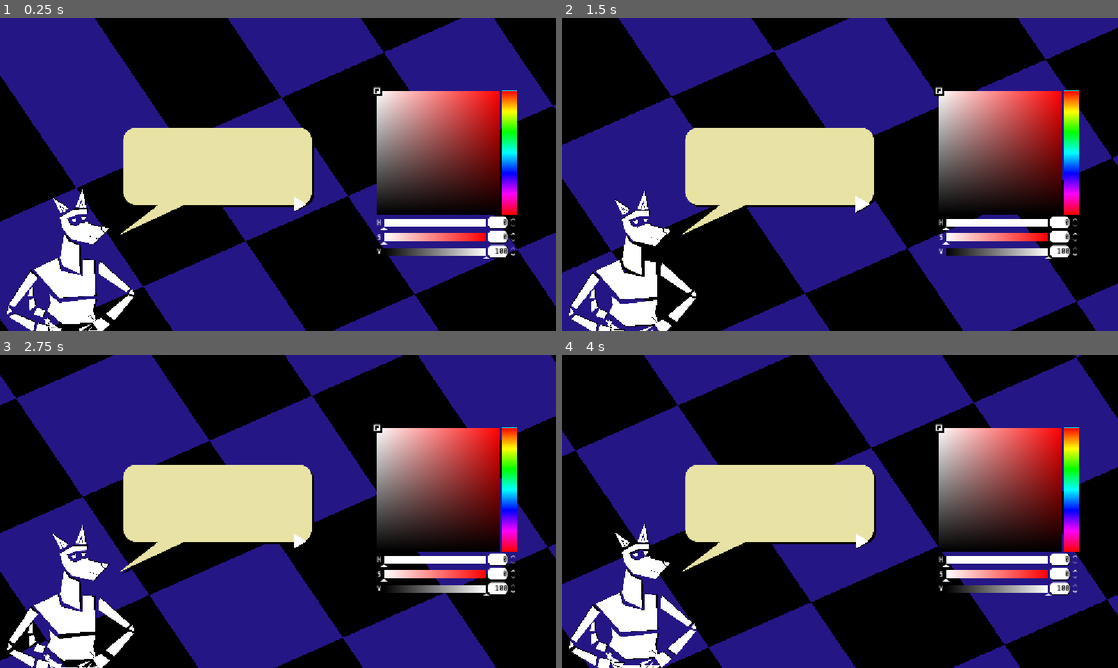
Above: before the commit, frames 1-4 (two rows, left to right).
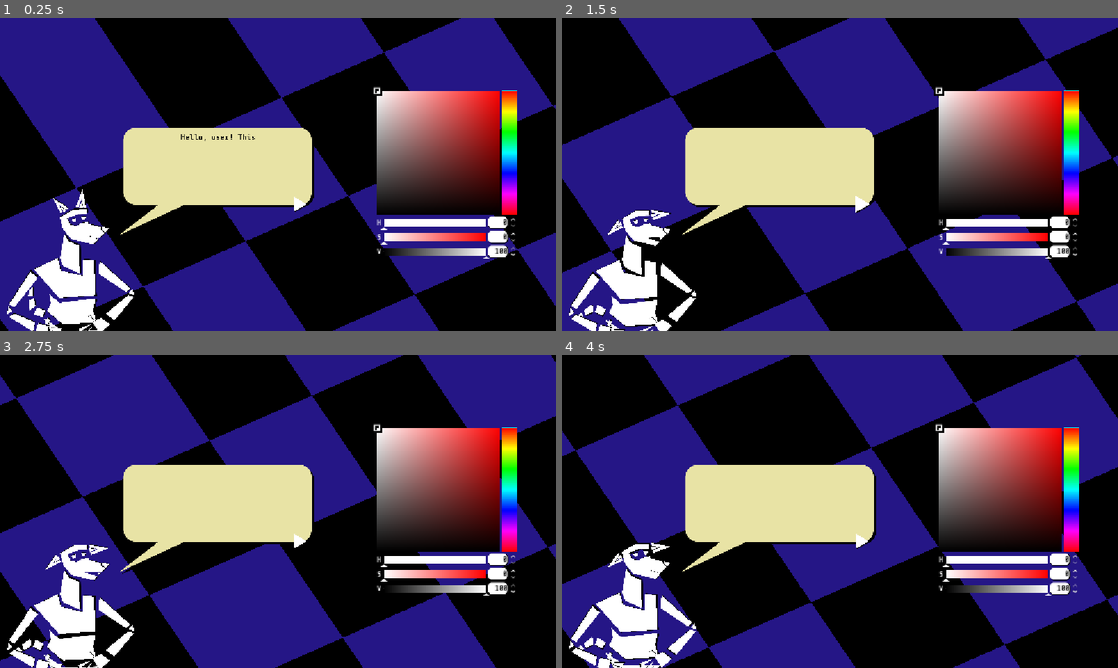
Above: after the commit, the same moments.

Repository: AlejandroCiuba/color-picker-game
Game: Godot game, scene res://scenes/levels/test.tscn
Same seed, same stepped clock (60 frames per second), same inputs: the game is played once before the commit and once after it. The project has no main scene, so this scene is started directly.
Inputs (mouse positions are in pixels of both pictures, inside the frame that each line leads up to):
- Up to frame 1 (0.25 s): no input
- Up to frame 2 (1.5 s): click (862, 205) at 0.5 s; click (862, 205) at 1.25 s
- Up to frame 3 (2.75 s): move the mouse to (400, 495) at 2.02 s; hold Right (ui_right) from 2.03 s (still down)
- Up to frame 4 (4 s): move the mouse to (728, 527) at 2.77 s; release Right (ui_right) at 2.78 s; hold Left (ui_left) 2.78-3.53 s; move the mouse to (895, 442) at 3.52 s; hold Right (ui_right) from 3.53 s (still down)

The runs differ from the first frame. In frame 1, less than 0.1% of the frame differs, in the area x 32-46%, y 37-40%; in frame 2, 0.5%, in the area x 3-20%, y 55-97%; in frame 3, 0.4%; in frame 4, 0.4%.
Error before the commit: Invalid access to property or key 'dialog_id' on a base object of type 'Nil'. (res://scenes/ents/dialog_display.gd:15)

Commit message:
Updated character to utilize argument passing in dialogs

Diff:
--- a/scenes/ents/character.gd
+++ b/scenes/ents/character.gd
@@ -14,12 +14,8 @@
 @onready var _animarm: AnimationPlayer = %ArmAnimation
 
 
-func talk_happy() -> void:
-	_animhead.play("animations/talk-happy")
-
-
-func talk_sad() -> void:
-	_animhead.play("animations/talk-sad")
+func talk(emotion: String) -> void:
+	_animhead.play("animations/talk-%s" % emotion)
 
 
 func tail_down() -> void:
